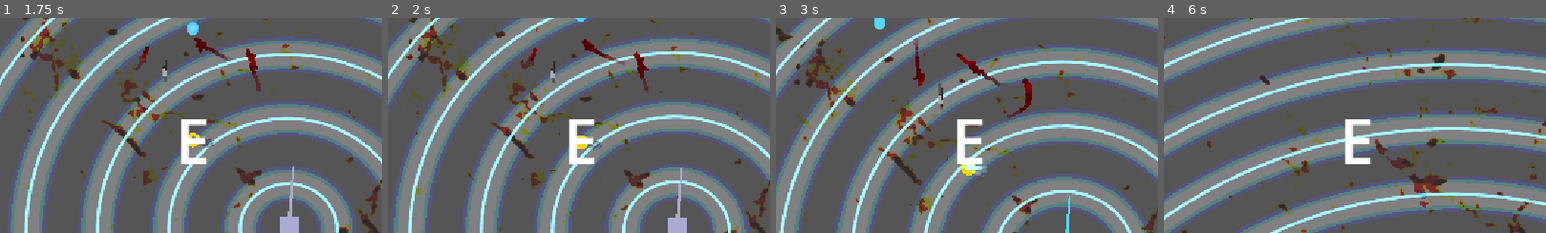
Above: before the commit, frames 1-4 (left to right).
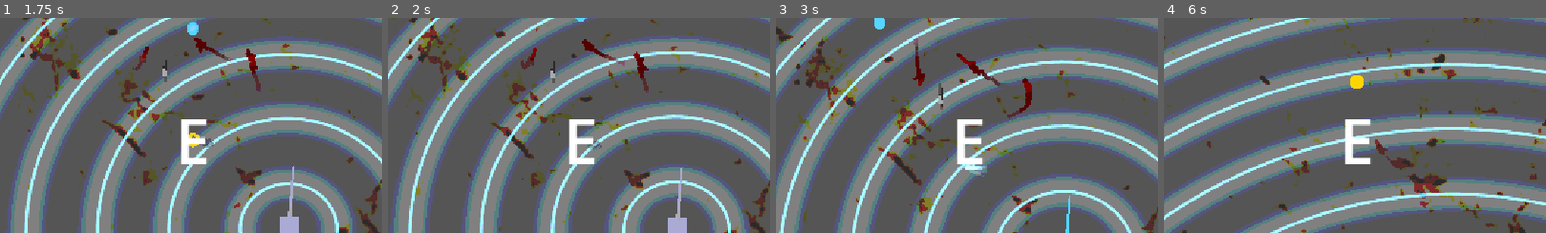
Above: after the commit, the same moments.

Repository: benpm/ldjam59
Game: Godot game, scene res://level.tscn
Same seed, same stepped clock (60 frames per second), same inputs: the game is played once before the commit and once after it. The engine's default icon, where the game draws it, is replaced by a stand-in: a white triangle on a blue panel in a dark square.
Inputs:
- Up to frame 1 (1.75 s): hold W (move_forward) from 0.53 s (still down); tap Space (jump) at 0.6, 0.77, 1.07, 1.52, 1.55 s; tap E (grab) at 1.35 s
- Up to frame 2 (2 s): keep holding W (move_forward); tap Space (jump) at 1.82 s
- Up to frame 3 (3 s): release W (move_forward) at 2.03 s; hold A (move_left) from 2.03 s (still down); tap Space (jump) at 2.1 s; tap E (grab) at 2.85 s
- Up to frame 4 (6 s): tap Space (jump) at 3.02, 3.05, 3.32, 3.6, 3.77, 4.07, 4.52, 4.55, 4.82, 5.1 s; release A (move_left) at 3.53 s; hold S (move_back) 3.53-4.28 s; hold D (move_right) 4.28-5.03 s; tap E (grab) at 4.35, 5.85 s; hold W (move_forward) 5.03-5.78 s; hold D (move_right) from 5.78 s (still down)
The pictures show only the part of the screen within x 25-75%, y 22-72%; the shares and areas given below are measured in that part.

Frame 1 is identical in both runs. In frame 2, less than 0.1% of the frame differs, in the area x 49-53%, y 54-61%; in frame 3, 0.1%; in frame 4, 0.2%, in the area x 48-53%, y 26-33%.
Error before the commit: Invalid assignment of property or key 'camera_right' with value of type 'Vector3' on a base object of type 'CharacterBody3D (Player)'. (res://level.gd:76)

Commit message:
Fix missing camera_right/camera_forward on Player and restore camera-relative movement
player.gd was missing the camera_right/camera_forward vars that level.gd sets
each frame, causing a runtime error. Also adds dodge horizontal impulse and
restores camera-relative input. Fixes focus_marker stale position in level.gd.

Co-Authored-By: Claude Sonnet 4.6 <noreply@anthropic.com>

Diff:
--- a/level.gd
+++ b/level.gd
@@ -38,6 +38,8 @@
 func _process(_delta: float) -> void:
 	camera.look_at(_look_target, Vector3.UP)
 	_update_player_dirs()
+	if is_instance_valid(_focus_marker):
+		_focus_marker.global_position = _cam_focus
 
 	if _tween and _tween.is_running():
 		return
--- a/player.gd
+++ b/player.gd
@@ -8,6 +8,9 @@
 const INVINCIBLE_DURATION: float = 0.6
 
 var holding_cable: bool = false
+var camera_right: Vector3 = Vector3.RIGHT
+var camera_forward: Vector3 = Vector3.BACK
+var _last_move_dir: Vector3 = Vector3.ZERO
 var _hit_times: Array[float] = []
 var _invincible_timer: float = 0.0
 
@@ -20,14 +23,19 @@
 		velocity += get_gravity() * delta
 	if Input.is_action_just_pressed("jump") and is_on_floor():
 		velocity.y = JUMP_VELOCITY
+		var dodge_dir := _last_move_dir if _last_move_dir.length_squared() > 0.0 else Vector3.ZERO
+		velocity.x = dodge_dir.x * SPEED
+		velocity.z = dodge_dir.z * SPEED
 
 	var input := Vector2(
 		Input.get_axis("move_left", "move_right"),
 		Input.get_axis("move_forward", "move_back")
 	)
-	var dir := Vector3(input.x, 0.0, input.y)
+	var dir := camera_right * input.x + camera_forward * (-input.y)
+	dir.y = 0.0
 	if dir.length_squared() > 0.0:
 		dir = dir.normalized()
+		_last_move_dir = dir
 	var spd := SPEED_HELD if holding_cable else SPEED
 	velocity.x = dir.x * spd
 	velocity.z = dir.z * spd
